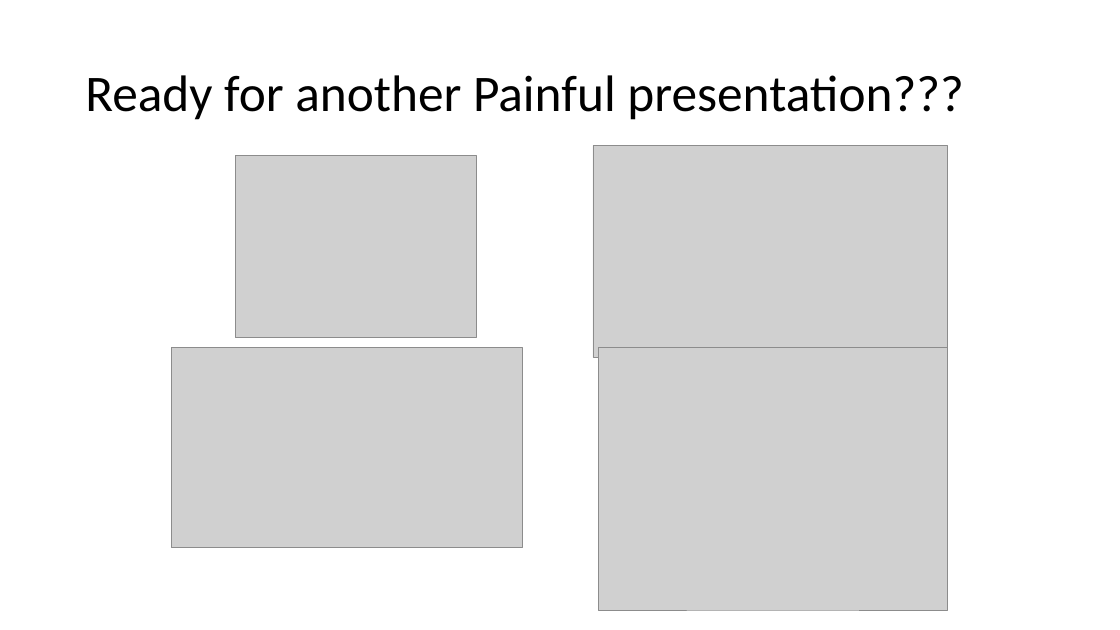
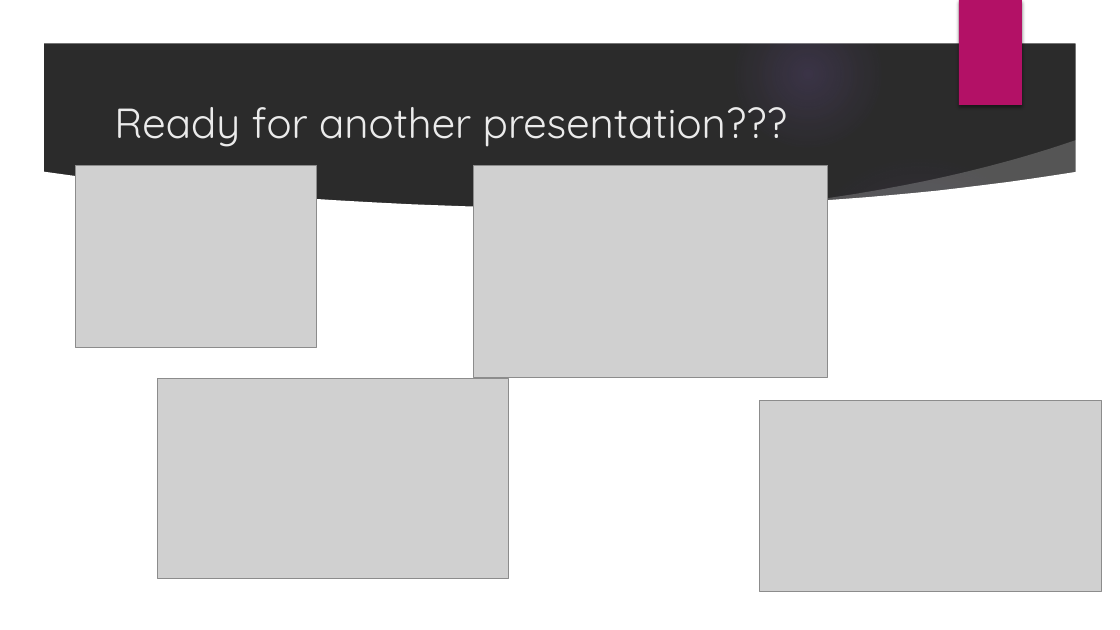
Before and after one commit to BigData-Spring2016-RoboTeam3/Project, a slide deck: slide 2 of Final Presentation.pptx (slide 1 before the commit). Drawn at 1120x630 pixels with LibreOffice and Linux fonts; fonts in the diff are those of the drawing; grey boxes stand for pictures; background and template pictures are left out; a plain dark background stands for a picture behind light text. Boxes give left, top, right and bottom in pixels: in the first picture for what was removed or moved away, otherwise in the second. Text is boxed around its words. In the diff, an @@ line names an element or a change of style, - is before the commit and + after.

```diff
--- a/Final Presentation.pptx
+++ b/Final Presentation.pptx
@@ background #FFFFFF to picture (left out) @@
@@ group added at (0,0,1120,630): 5 ellipses, 3 freeform shapes @@
@@ rectangle added at (959,0,1022,105), fill #B31166 @@
@@ title at (114,107,787,147): text changed; size 44 to 36 pt; font Calibri to Quicksand; text colour #000000 to #EBEBEB @@
-Ready for another Painful presentation???
+Ready for another presentation???
@@ picture: place and size @@
-picture at (235,155,476,338)
+picture at (76,166,317,348)
@@ picture: place and size @@
-picture at (593,145,948,357)
+picture at (474,166,828,377)
@@ picture: place and size @@
-picture at (171,348,523,548)
+picture at (157,379,508,579)
@@ picture: place and size @@
-picture at (598,348,948,610)
+picture at (760,401,1102,592)
```
Also in this commit, not shown: 3 other slides changed, 3 slides added.
